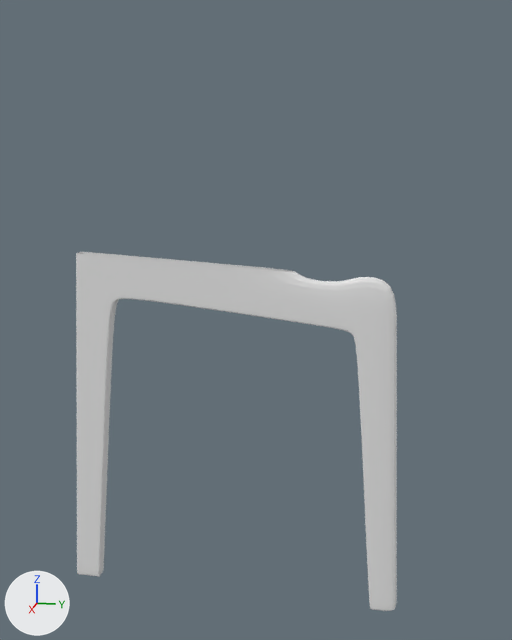
What one commit did to the Blender file blenderguru-soborg-chair/chair1.blend.
One viewpoint serves both versions: a 50 mm camera at (5.52, 1.0, 3.01) aimed at (1.22, 0.14, 1.93). Lighting does not change. The marker at lower left points along +X, +Y and +Z.
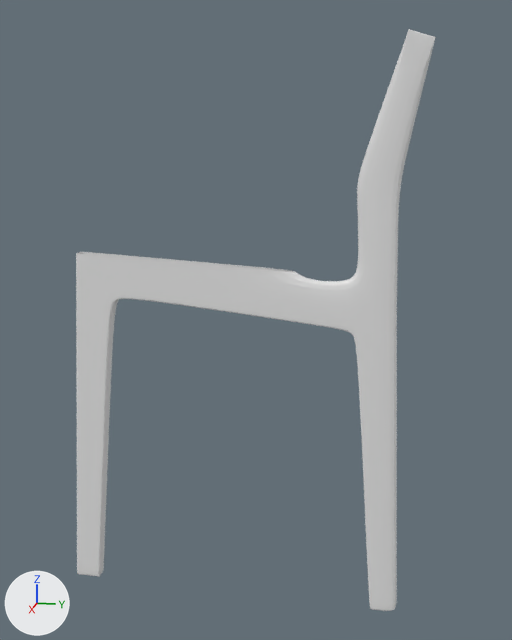
What the commit changed:
me_cube is used by ob_cube; location (1.275, -1.068, 0.092); scale (-0.0467, -0.0916, -0.0916).
me_cube had 82 vertices, 63 faces and spanned x -1.0..0.0, y -23.8..1.0, z -24.5..1.0.
me_cube now has 114 vertices, 85 faces and spans x -1.0..0.0, y -24.2..1.0, z -38.5..1.0.
Part 1, on me_cube:
1 face is deleted.
18 vertices are added at x -1.0, y -24.2..-19.8, z -38.5..-24.4.
14 new vertices lie (1.0, 0.0, 0.0) away from vertices in x -1.0, y -24.2..-19.8, z -38.5..-24.4.
23 new faces join them.

Changed parts and their boxes (x1, y1, x2, y2) in the pictures (512 x 640 px):
'Cube', reshaped (12% wider, 62% taller): before (76, 252, 397, 611); after (76, 29, 436, 611)
part 1 of me_cube, built on: before (360, 277, 390, 292); after (354, 29, 436, 285)
